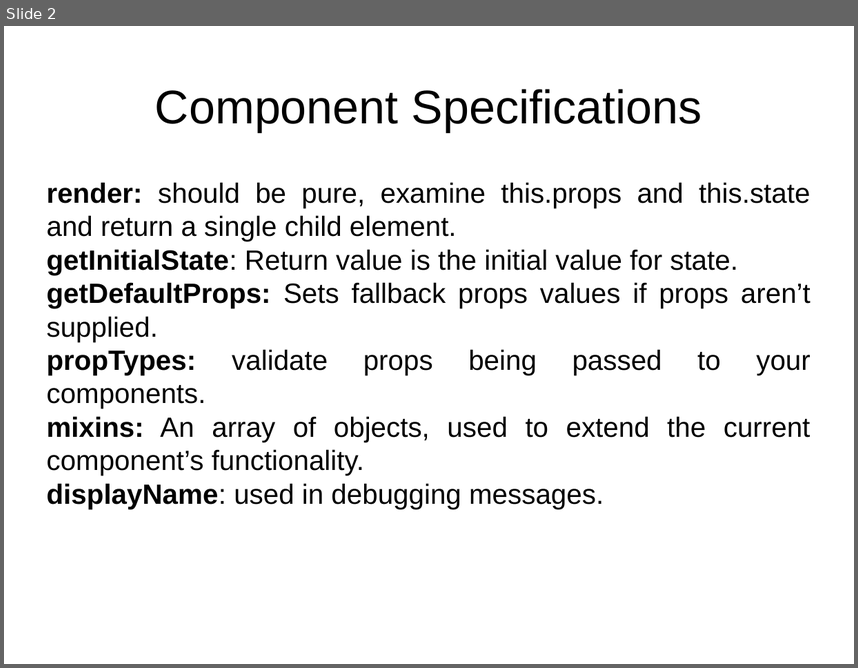
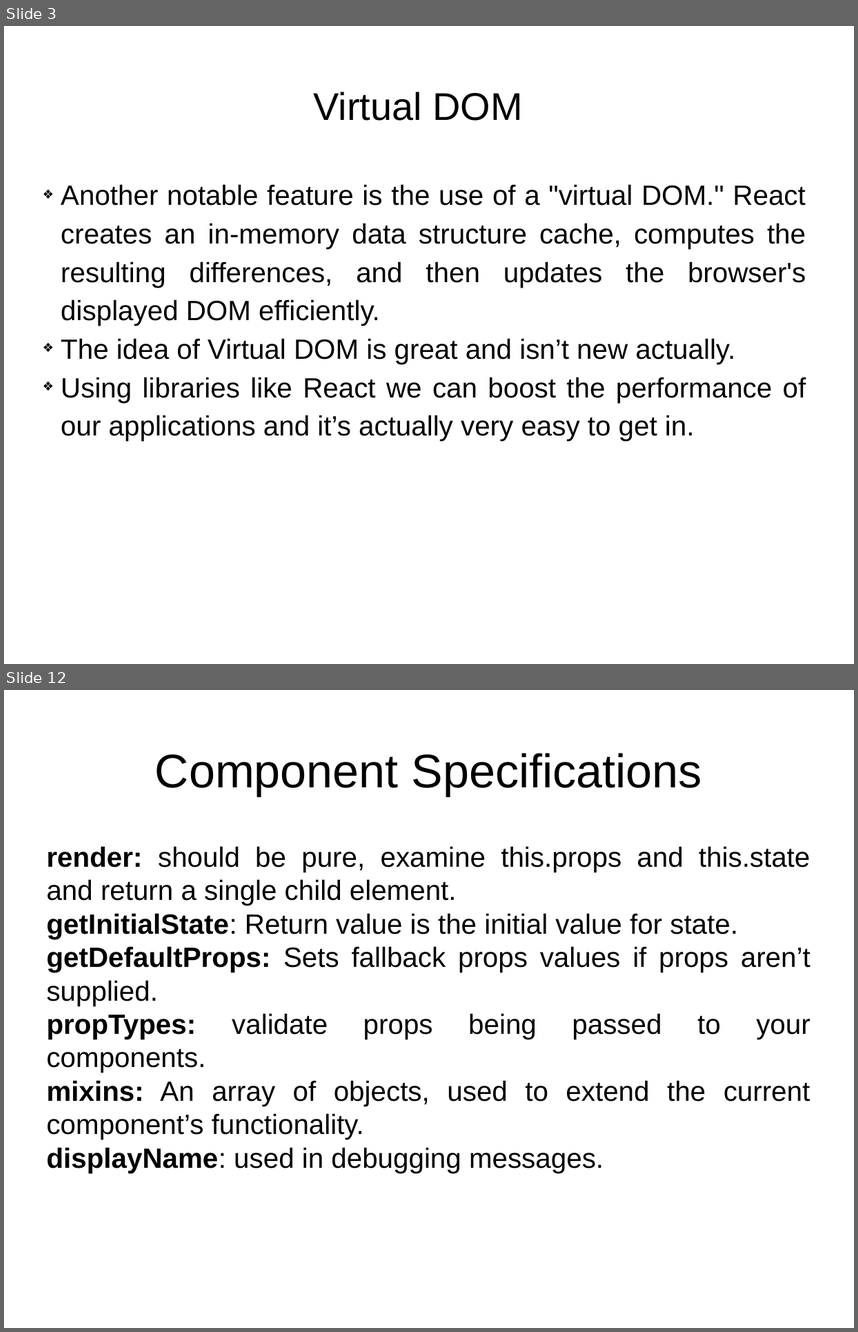
Before and after one commit to lnvtphu/MUsers, a slide deck: document/Presentation.pptx. Shown one above the other, each under a label of ours: slide 2 before the commit, slides 3 and 12 after it; the slides between them are not shown. The pictures are 858x668 and 858x1332 pixels, drawn with LibreOffice and Linux fonts; fonts in the diff are those of the drawing. Boxes give left, top, right and bottom in pixels: in the first picture for what was removed or moved away, otherwise in the second. Text is boxed around its words. In the diff, an @@ line names an element or a change of style, - is before the commit and + after.

```diff
--- a/document/Presentation.pptx
+++ b/document/Presentation.pptx
@@ slide 3 added at (x1=4, y1=26, x2=854, y2=664), background #FFFFFF @@
@@ text added at (x1=314, y1=92, x2=522, y2=121), 36 pt, text #000000 @@
+Virtual DOM
@@ text added at (x1=61, y1=184, x2=806, y2=441), 26 pt, text #000000 @@
+❖ Another notable feature is the use of a "virtual DOM." React creates an in-memory data structure cache, computes the resulting differences, and then updates the browser's displayed DOM efficiently.
+❖ The idea of Virtual DOM is great and isn’t new actually.
+❖ Using libraries like React we can boost the performance of our applications and it’s actually very easy to get in.
@@ what was slide 2 is now slide 12 @@
```
Also in this commit, not shown: 2 slides changed, 10 other slides added, 7 other files.
